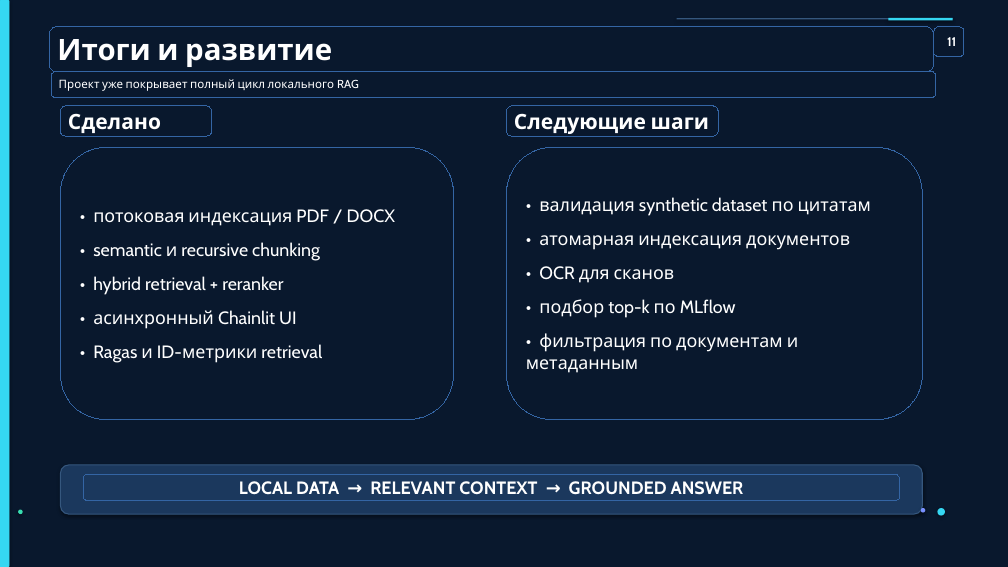
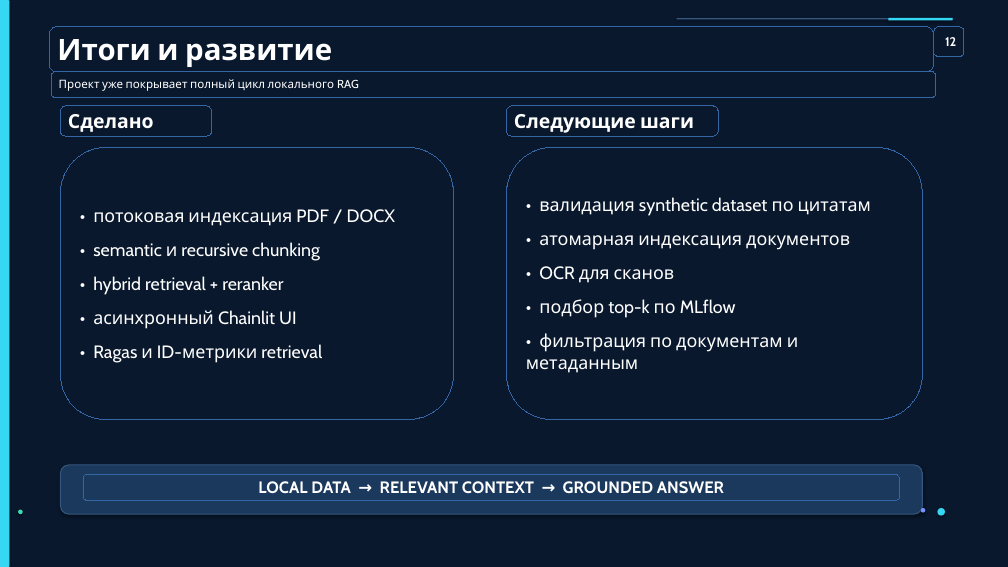
Before and after one commit to AMTagirov/local-rag-project, a slide deck: slide 12 of Local_RAG_Project_Presentation.pptx (slide 11 before the commit). Drawn at 1008x567 pixels with LibreOffice and Linux fonts; fonts in the diff are those of the drawing. Boxes give left, top, right and bottom in pixels: in the first picture for what was removed or moved away, otherwise in the second. Text is boxed around its words. In the diff, an @@ line names an element or a change of style, - is before the commit and + after.

```diff
--- a/Local_RAG_Project_Presentation.pptx
+++ b/Local_RAG_Project_Presentation.pptx
@@ text at bbox=[945, 37, 956, 46]: text changed @@
-11
+12
@@ text "Сделано" at bbox=[68, 114, 154, 132]: size 20 to 18.5 pt @@
@@ text "Следующие шаги" at bbox=[514, 114, 694, 133]: size 20 to 18.5 pt @@
@@ text "LOCAL DATA → RELEVANT CONTEXT ..." at bbox=[258, 481, 724, 494]: size 17 to 15.7 pt @@
```
Also in this commit, not shown: 5 other slides changed, 1 slide added, 22 other files.
